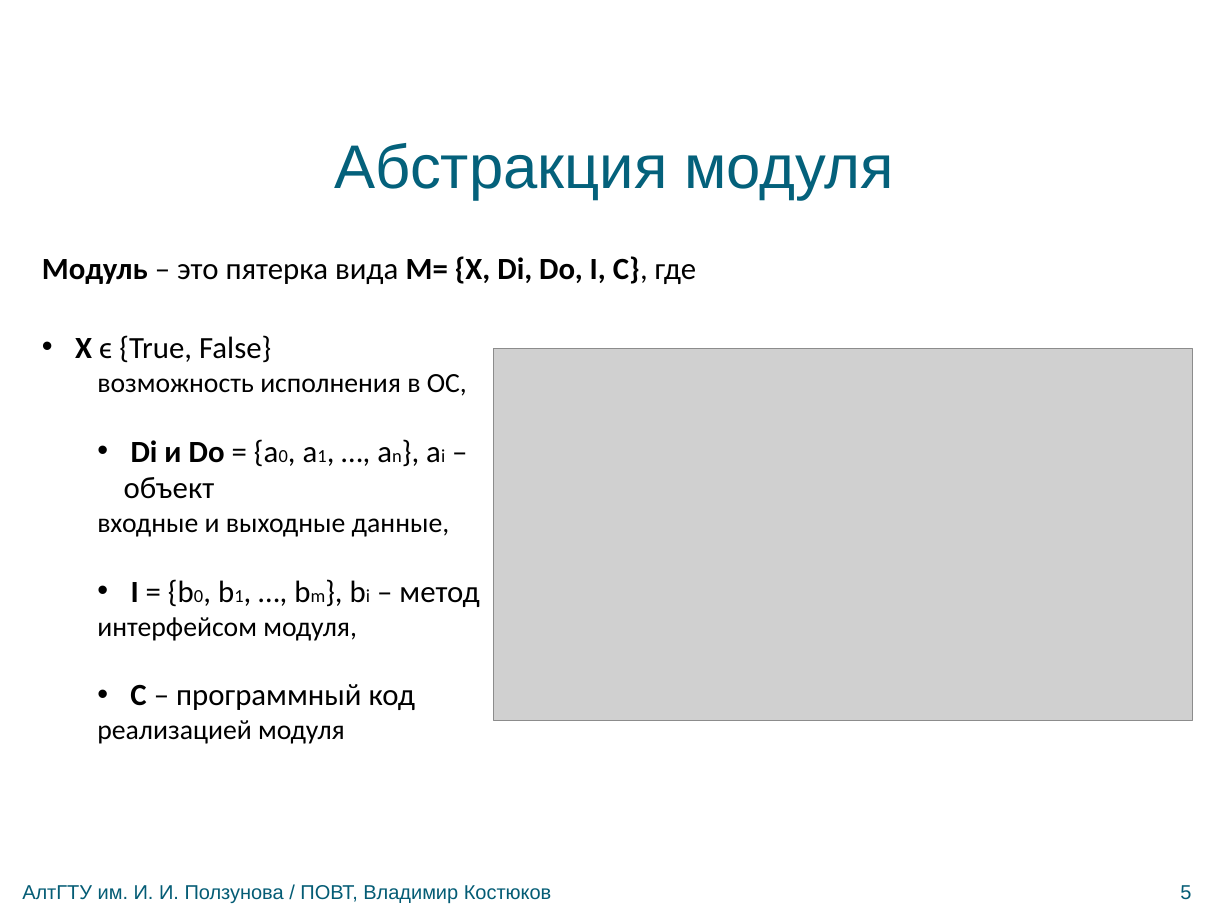
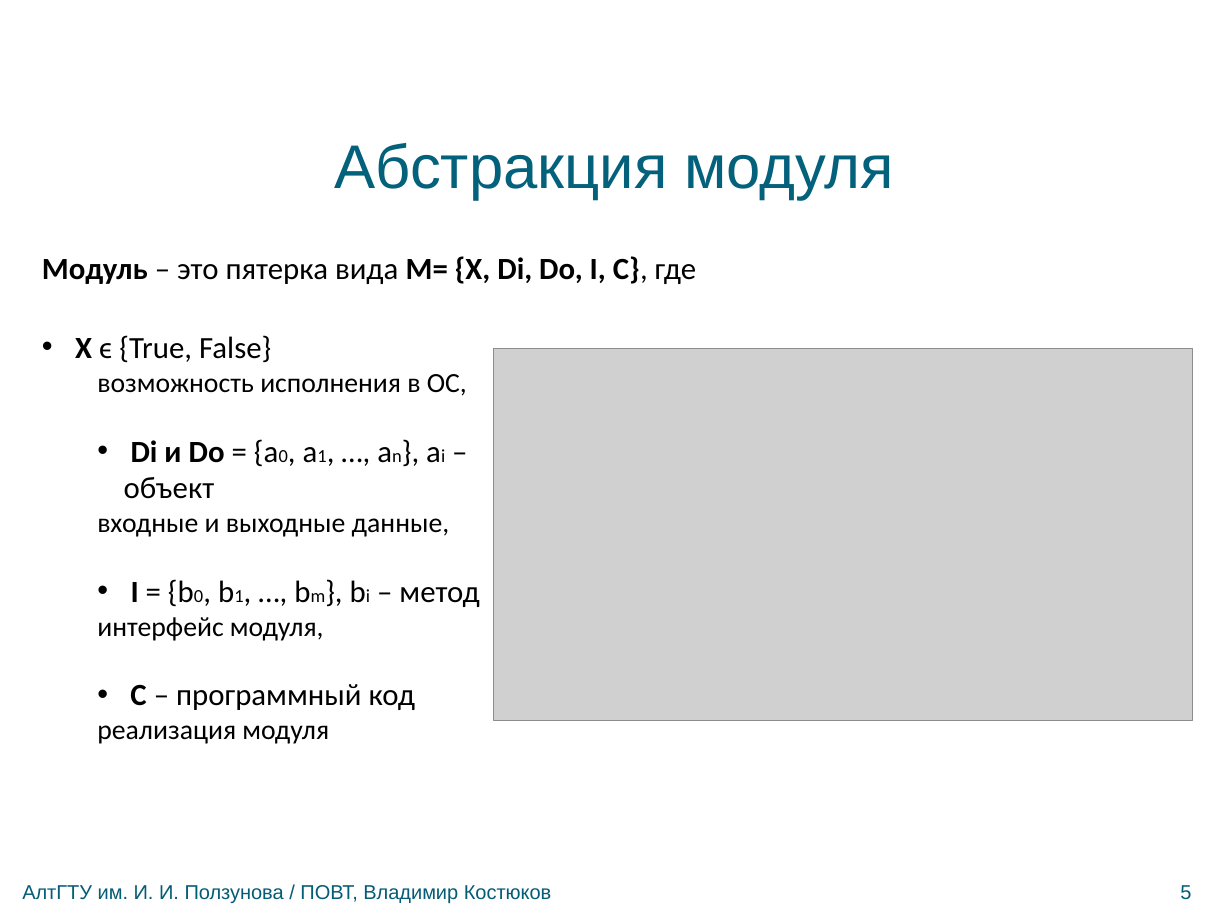
Before and after one commit to bluerain/snoopy, a slide deck: slide 5 of diploma/trunk/ppt/kostyukov.pptx. Drawn at 1232x924 pixels with LibreOffice and Linux fonts; fonts in the diff are those of the drawing; grey boxes stand for pictures; background and template pictures are left out. Boxes give left, top, right and bottom in pixels: in the first picture for what was removed or moved away, otherwise in the second. Text is boxed around its words. In the diff, an @@ line names an element or a change of style, - is before the commit and + after.

```diff
--- a/diploma/trunk/ppt/kostyukov.pptx
+++ b/diploma/trunk/ppt/kostyukov.pptx
@@ text at <box>97,617,324,641</box>: text changed @@
-  интерфейсом модуля,
+  интерфейс модуля,
@@ text at <box>97,725,329,744</box>: text changed @@
-  реализацией модуля
+  реализация модуля
```
Also in this commit, not shown: 7 other slides changed, 3 other files.
